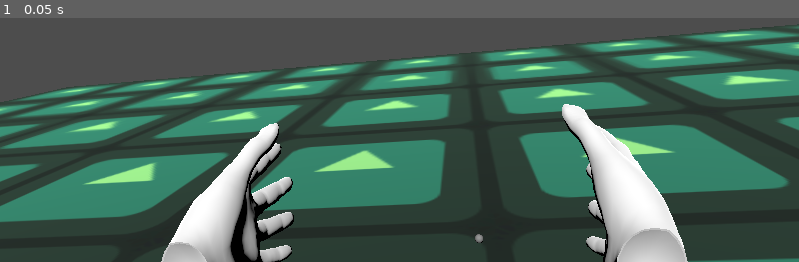
Above: before the commit, frame 1.
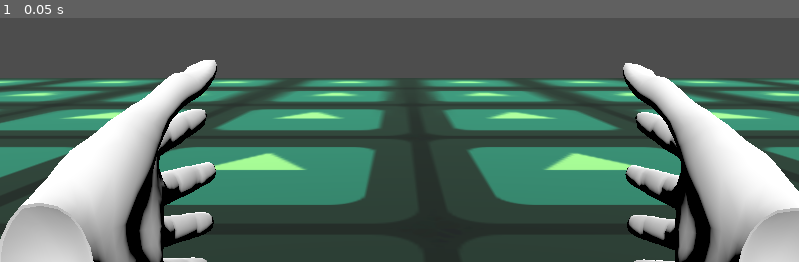
Above: after the commit, the same moment.

Repository: Hubi777111/rwr
Game: Godot game, scene res://main.tscn
Two runs of this game, one before a commit and one after it. Both use one fixed random seed, a clock stepped at 60 frames per second and the inputs below. The engine's default icon, where the game draws it, is replaced by a stand-in: a white triangle on a blue panel in a dark square.
Inputs:
- Up to frame 1 (0.05 s): no input

The runs differ from the first frame. In frame 1, 59% of the frame differs, in the area x 0-100%, y 2-100%.

Commit message:
Naprawa kolizji - teleportacja dziala

Diff:
--- a/project_files/main.tscn
+++ b/project_files/main.tscn
@@ -15,7 +15,7 @@
 uv1_scale = Vector3(10, 10, 10)
 
 [sub_resource type="BoxShape3D" id="BoxShape3D_1bvp3"]
-size = Vector3(20, 0.1, 20)
+size = Vector3(50, 1, 50)
 
 [sub_resource type="SphereMesh" id="SphereMesh_1bvp3"]
 radius = 0.02
@@ -27,8 +27,8 @@
 [node name="XROrigin3D" type="XROrigin3D" parent="." unique_id=638771831]
 
 [node name="XRCamera3D" type="XRCamera3D" parent="XROrigin3D" unique_id=911150710]
-transform = Transform3D(0.9867847, 0.090742245, 0.13424562, -0.10084599, 0.99240315, 0.07047074, -0.1268311, -0.08307758, 0.9884392, 0.011237263, 0.27549362, 0.42137316)
-fov = 51.39311
+transform = Transform3D(1, 0, 0, 0, 1, 0, 0, 0, 1, -0.056631643, 0.1850326, 0.34821823)
+fov = 44.485344
 
 [node name="LeftController" type="XRController3D" parent="XROrigin3D" unique_id=1123161205]
 tracker = &"left_hand"
@@ -45,7 +45,7 @@
 [node name="HandRightRoot" type="Node3D" parent="XROrigin3D/RightController" unique_id=1029811899]
 
 [node name="hand_r" parent="XROrigin3D/RightController/HandRightRoot" unique_id=346969004 instance=ExtResource("3_1bvp3")]
-transform = Transform3D(0.9995746, 0.010848274, -0.027079033, -0.010876814, 0.9999405, -0.0009066798, 0.027067587, 0.0012010895, 0.99963295, 0.12815477, 0.07735063, 0.071966454)
+transform = Transform3D(0.9995746, 0.010848274, -0.027079033, -0.010876814, 0.9999405, -0.0009066798, 0.027067587, 0.0012010895, 0.99963295, 0.12531532, 0.07735057, 0.0721402)
 
 [node name="RayCast3D" type="RayCast3D" parent="XROrigin3D/RightController" unique_id=649848518]
 target_position = Vector3(0, -5, -10)
@@ -63,7 +63,7 @@
 [node name="Level" type="Node3D" parent="." unique_id=802880576]
 
 [node name="MeshInstance3D" type="MeshInstance3D" parent="Level" unique_id=1466935071]
-transform = Transform3D(1, 0, 0, 0, 1, 0, 0, 0, 1, 0.09060033, -0.9474295, -0.017013311)
+transform = Transform3D(1, 0, 0, 0, 1, 0, 0, 0, 1, 0.09060027, -0.5739273, 0.17219013)
 mesh = SubResource("PlaneMesh_h2yge")
 surface_material_override/0 = SubResource("StandardMaterial3D_lquwl")
 
@@ -73,5 +73,5 @@
 shape = SubResource("BoxShape3D_1bvp3")
 
 [node name="Marker" type="MeshInstance3D" parent="." unique_id=830248090]
-transform = Transform3D(1, 0, 0, 0, 1, 0, 0, 0, 1, -0.0088256, 0.13316357, -0.48696786)
+transform = Transform3D(1, 0, 0, 0, 1, 0, 0, 0, 1, -0.041017763, 0.112464264, -0.48696786)
 mesh = SubResource("SphereMesh_1bvp3")
